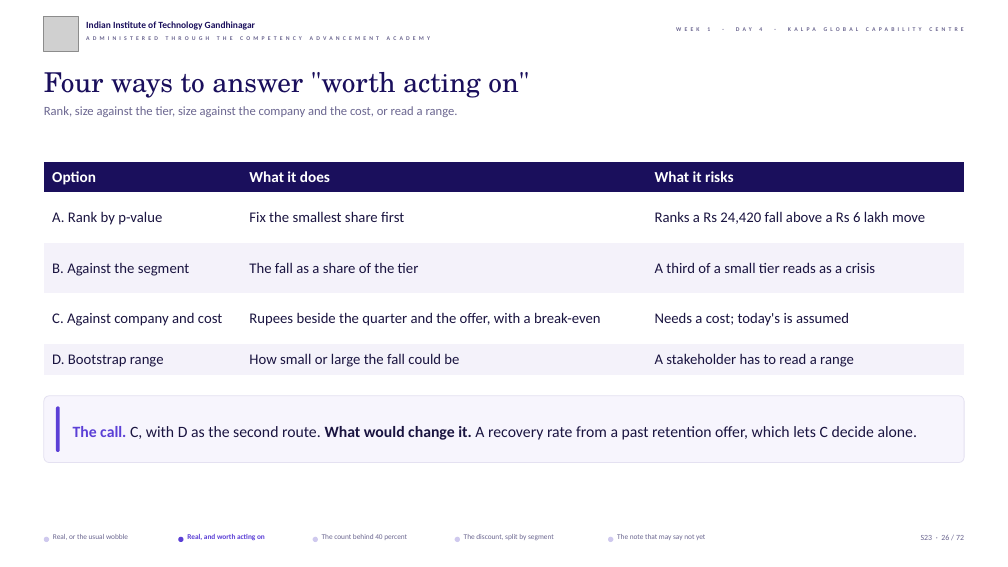
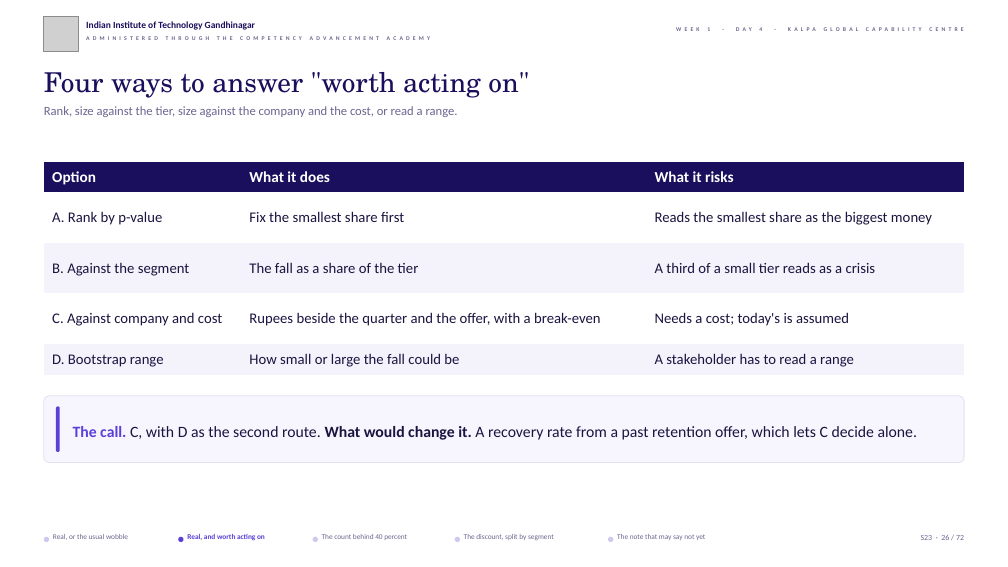
Before and after one commit to fde-academy-lab/c2-content-factory, a slide deck: slide 26 of content/W01/D4/slides/C2_W01_D04_half1_STUDENT.pptx. Drawn at 1008x567 pixels with LibreOffice and Linux fonts; fonts in the diff are those of the drawing; grey boxes stand for pictures; background and template pictures are left out. Boxes give left, top, right and bottom in pixels: in the first picture for what was removed or moved away, otherwise in the second. Text is boxed around its words. In the diff, an @@ line names an element or a change of style, - is before the commit and + after.

```diff
--- a/content/W01/D4/slides/C2_W01_D04_half1_STUDENT.pptx
+++ b/content/W01/D4/slides/C2_W01_D04_half1_STUDENT.pptx
@@ table at (x1=44, y1=162, x2=965, y2=375) @@
-row 2, column 3: Ranks a Rs 24,420 fall above a Rs 6 lakh move
+row 2, column 3: Reads the smallest share as the biggest money
```
Also in this commit, not shown: 7 other slides changed, 15 other files.
